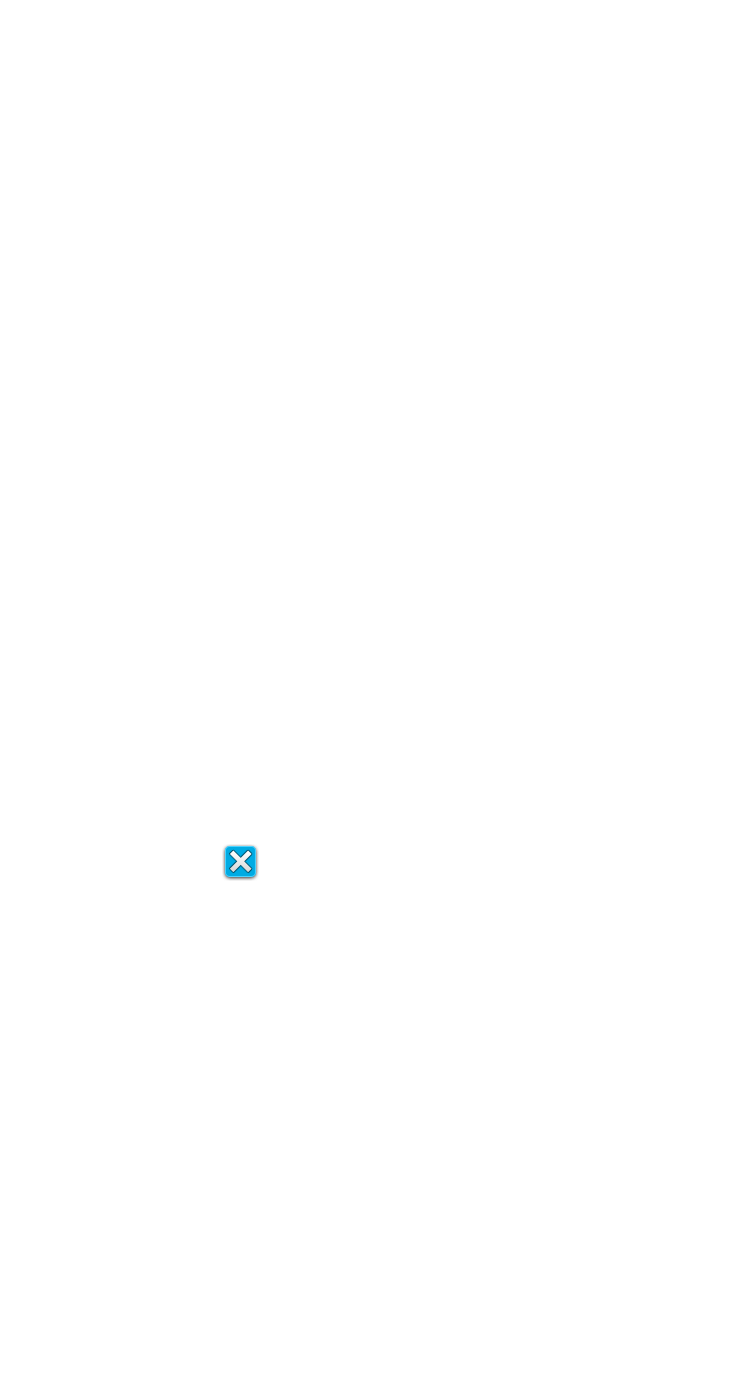
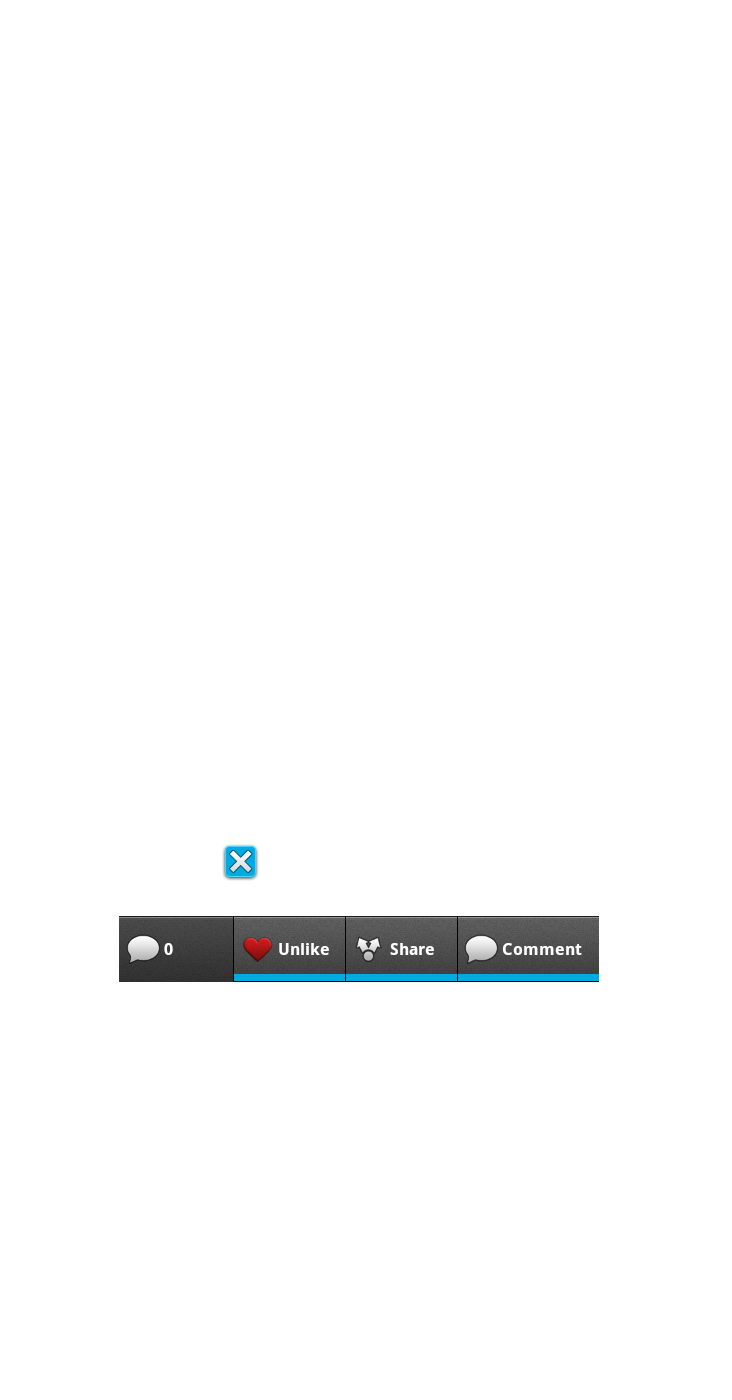
Layered file, before and after one edit (732 x 1400). Changes by layer:
showed "Layer 6" over 119, 916, 599, 982
